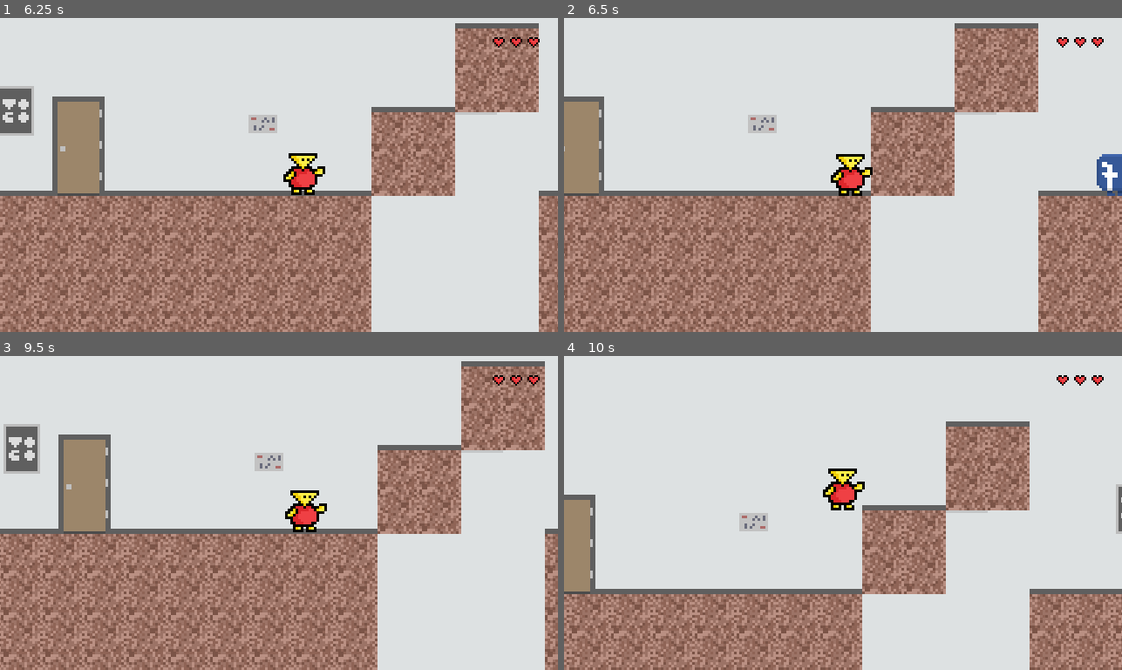
Above: before the commit, frames 1-4 (two rows, left to right).
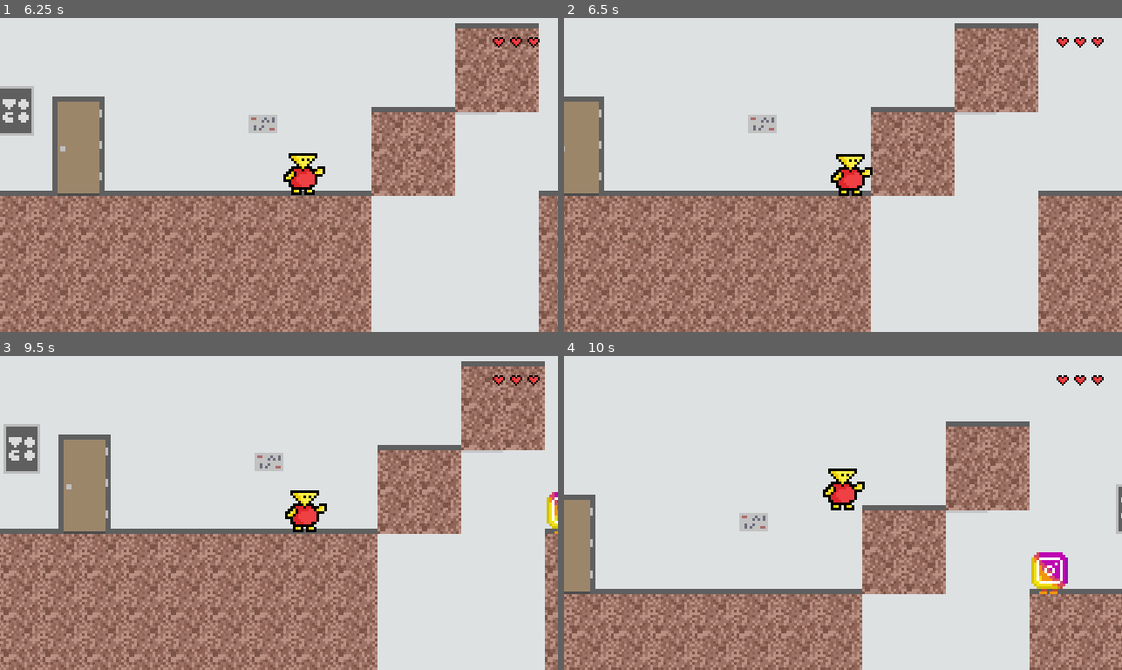
Above: after the commit, the same moments.

Repository: kaareltiitt6nts/godot-jumpergame
Game: Godot game, scene res://scenes/levels/main_menu.tscn
Two runs of this game, one before a commit and one after it. Both use one fixed random seed, a clock stepped at 60 frames per second and the inputs below. Sound files missing from this copy of the repository are replaced by a short silence.
Inputs (mouse positions are in pixels of both pictures, inside the frame that each line leads up to):
- Up to frame 1 (6.25 s): click (279, 162) at 0.5 s; tap Enter (interact) at 1.25, 1.35, 2.1, 2.85, 3.6, 4.35, 5.1, 5.85 s; hold Right (right) 1.28-2.78 s; tap Up (up) at 1.52, 2.27, 3.77, 4.52, 5.27 s; hold Left (left) 2.78-3.53 s; hold Right (right) 3.53-5.03 s; hold Left (left) 5.03-5.78 s; hold Right (right) from 5.78 s (still down)
- Up to frame 2 (6.5 s): keep holding Right (right)
- Up to frame 3 (9.5 s): release Right (right) at 6.53 s; hold Left (left) 6.53-8.03 s; tap Enter (interact) every 0.75 s from 6.6 to 8.85 s; tap Up (up) at 6.77, 7.52, 8.27 s; hold Right (right) from 8.03 s (still down)
- Up to frame 4 (10 s): keep holding Right (right); tap Enter (interact) at 9.6 s; tap Up (up) at 9.77 s

Frame 1 is identical in both runs. In frame 2, 0.5% of the frame differs, in the area x 95-100%, y 43-57%; in frame 3, 0.2%; in frame 4, 0.8%, in the area x 83-91%, y 62-76%.

Commit message:
enemy flip fix

Diff:
--- a/scenes/levels/level1.tscn
+++ b/scenes/levels/level1.tscn
@@ -9,6 +9,7 @@
 [ext_resource type="PackedScene" uid="uid://dbgq7ny0mnx4k" path="res://scenes/environment/invisiblewall.tscn" id="7_2r1tl"]
 [ext_resource type="TileSet" uid="uid://hxr6vv1lbf2g" path="res://tilesets/stairs/stairs.tres" id="9_5ntmo"]
 [ext_resource type="PackedScene" uid="uid://kouj0v66sdup" path="res://scenes/environment/leveltrigger.tscn" id="9_plydf"]
+[ext_resource type="PackedScene" uid="uid://bv3qd0v7hcggv" path="res://scenes/enemies/instagramenemy.tscn" id="10_5ntmo"]
 
 [node name="Node2D" type="Node2D"]
 
@@ -24,9 +25,6 @@
 
 [node name="Playerspawn" parent="." instance=ExtResource("4_bfxgj")]
 position = Vector2(-111, -22)
-
-[node name="FacebookEnemy" parent="." instance=ExtResource("3_8a7m2")]
-position = Vector2(164, -17)
 
 [node name="FacebookEnemy2" parent="." instance=ExtResource("3_8a7m2")]
 position = Vector2(521, -16)
@@ -55,3 +53,6 @@
 [node name="TileMapLayer2" type="TileMapLayer" parent="."]
 tile_map_data = PackedByteArray("AAA2APn/AAAAAAAAAAA3APj/AAAAAAAAAAA3APn/AAABAAAAAAA4APf/AAAAAAAAAAA5APf/AAABAAAAAAA4APj/AAABAAAAAAA5APb/AAAAAAAAAAA6APb/AAABAAAAAAA6APX/AAAAAAAAAAA7APX/AAABAAAAAAA=")
 tile_set = ExtResource("9_5ntmo")
+
+[node name="FacebookEnemy" parent="." instance=ExtResource("10_5ntmo")]
+position = Vector2(105, -15)
--- a/scripts/enemy_basic.gd
+++ b/scripts/enemy_basic.gd
@@ -39,7 +39,7 @@
 	else:
 		velocity.y = 0
 
-	sprite.scale.x = direction
+	sprite.scale.x = -direction
 
 	move_and_slide()
 
Not shown: 1 places in scenes/levels/level1.tscn that only renumber resources
